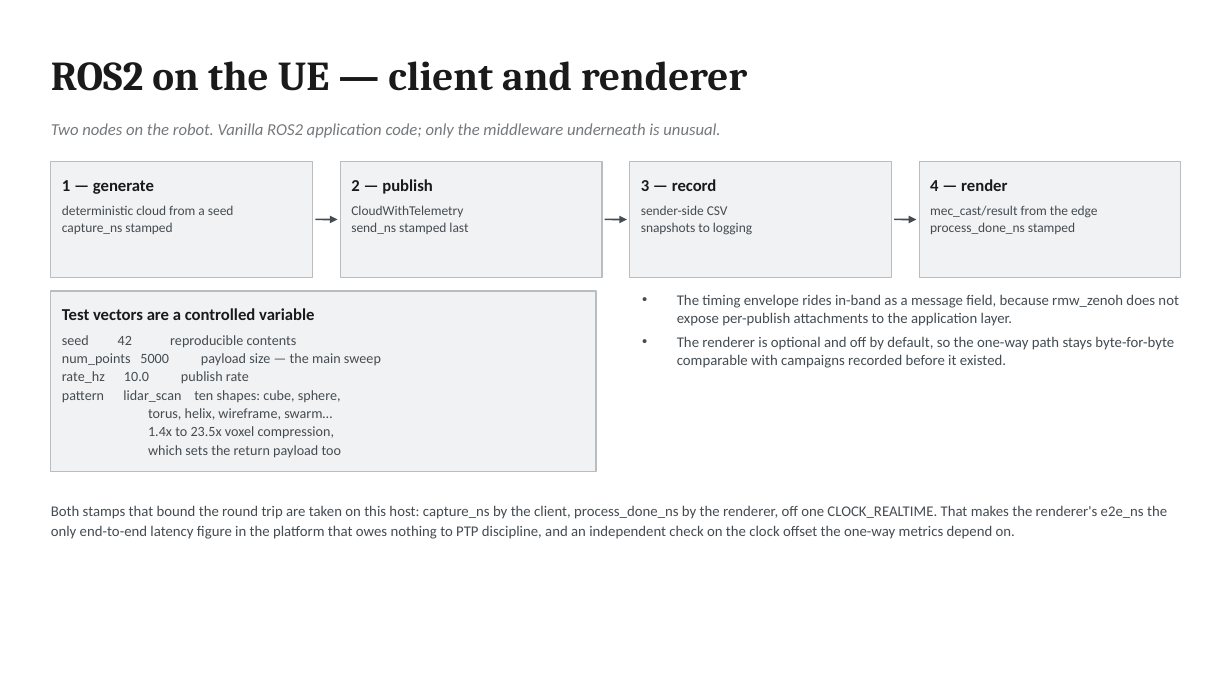
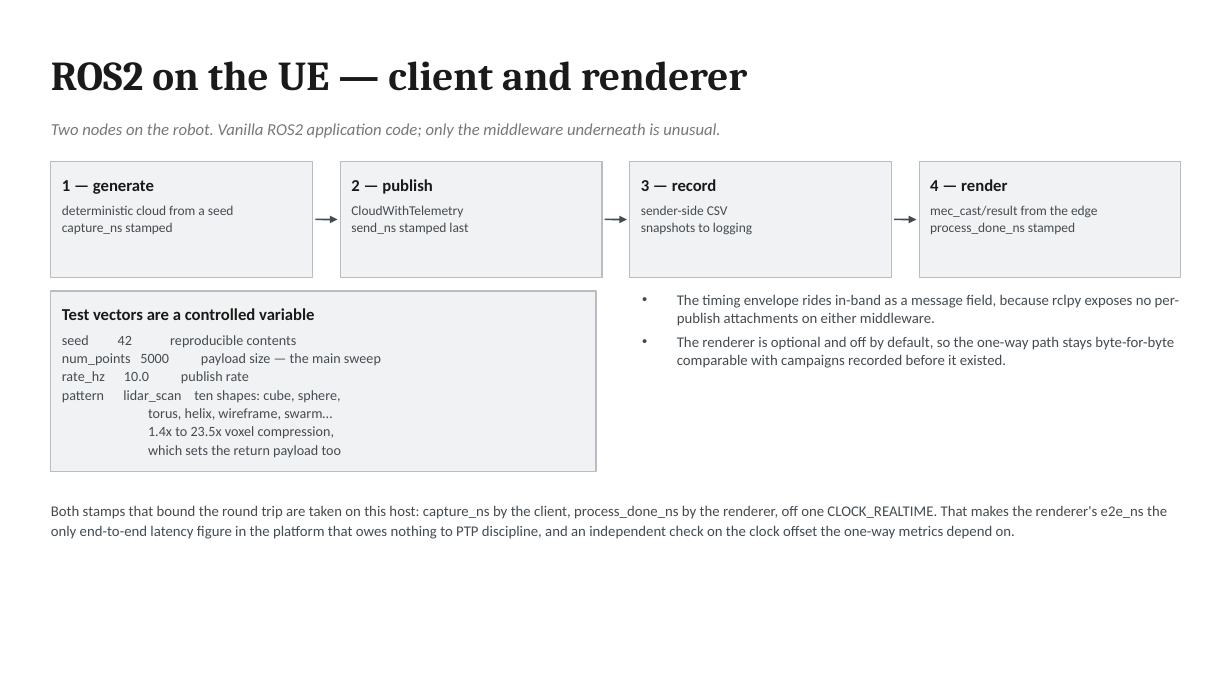
Before and after one commit to morosev/mec-cast, a slide deck: slide 5 of docs/slides/mec-cast-architecture.pptx. Drawn at 1232x693 pixels with LibreOffice and Linux fonts; fonts in the diff are those of the drawing. Boxes give left, top, right and bottom in pixels: in the first picture for what was removed or moved away, otherwise in the second. Text is boxed around its words. In the diff, an @@ line names an element or a change of style, - is before the commit and + after.

```diff
--- a/docs/slides/mec-cast-architecture.pptx
+++ b/docs/slides/mec-cast-architecture.pptx
@@ text at <box>677,294,1179,326</box>: text changed @@
-• The timing envelope rides in-band as a message field, because rmw_zenoh does not expose per-publish attachments to the application layer.
+• The timing envelope rides in-band as a message field, because rclpy exposes no per-publish attachments on either middleware.
```
Also in this commit, not shown: 5 other slides changed, 12 other files.
